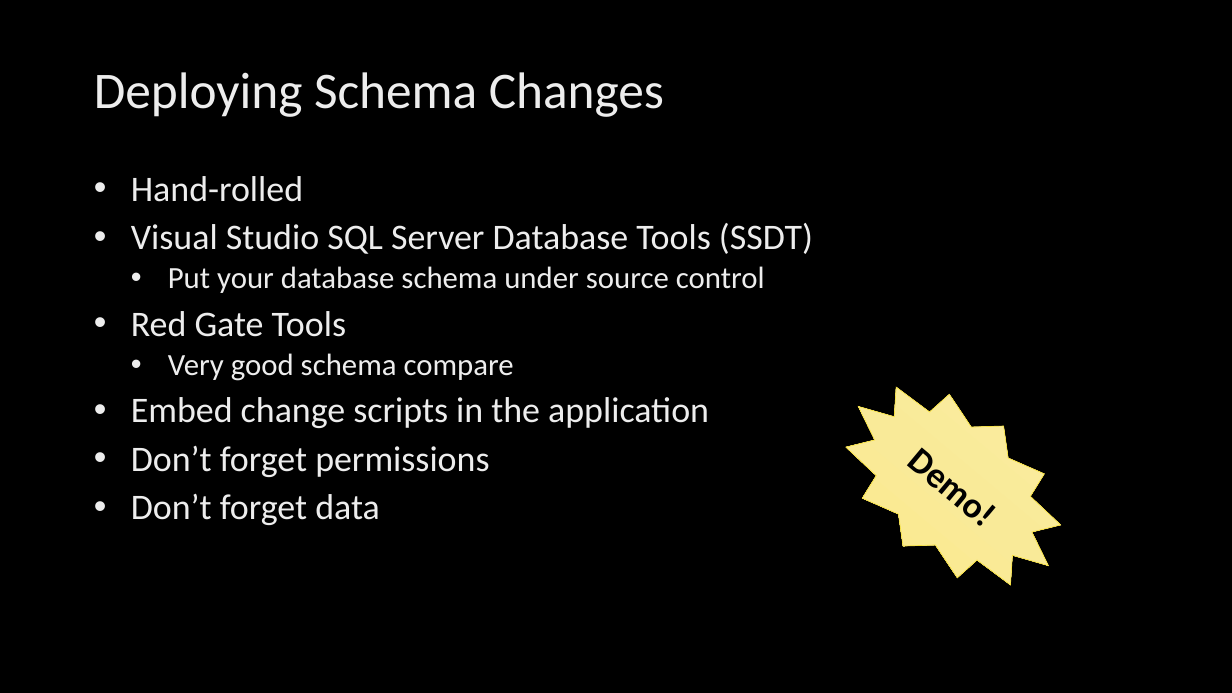
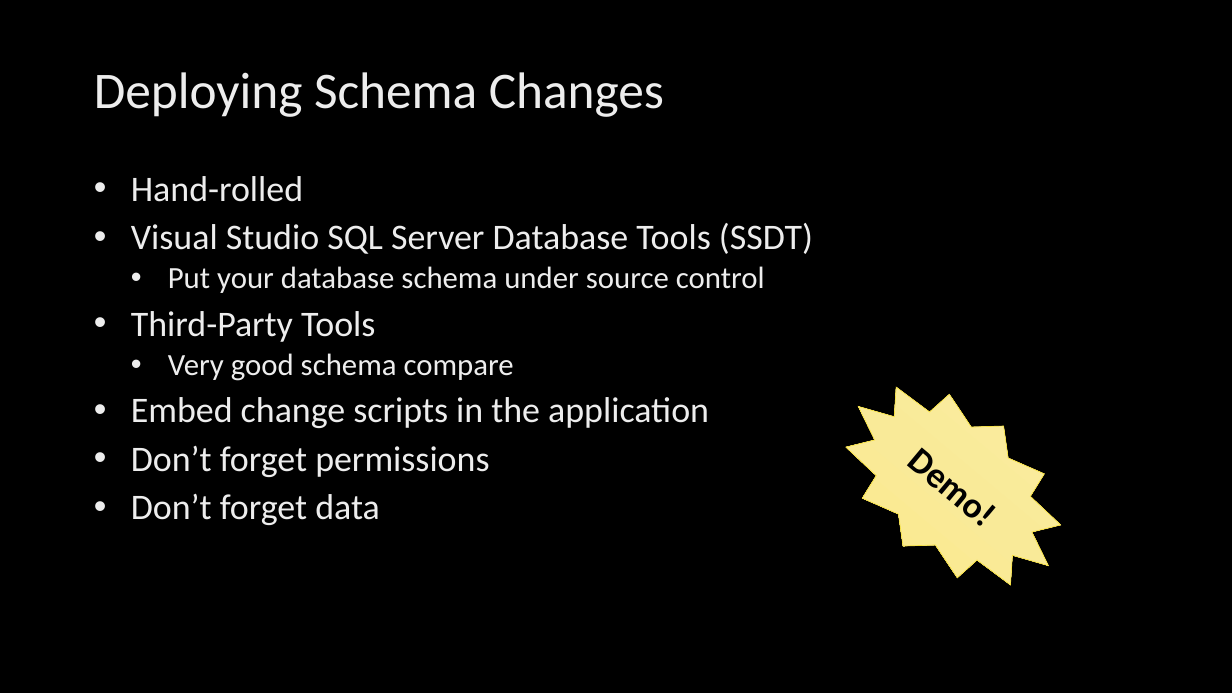
Before and after one commit to billgraziano/kcdc2018, a slide deck: slide 20 of ppt/4. Design Tips/Design Tips.pptx. Drawn at 1232x693 pixels with LibreOffice and Linux fonts; fonts in the diff are those of the drawing; background and template pictures are left out. Boxes give left, top, right and bottom in pixels: in the first picture for what was removed or moved away, otherwise in the second. Text is boxed around its words. In the diff, an @@ line names an element or a change of style, - is before the commit and + after.

```diff
--- a/ppt/4. Design Tips/Design Tips.pptx
+++ b/ppt/4. Design Tips/Design Tips.pptx
@@ text at (x1=131, y1=311, x2=375, y2=342): text changed @@
-• Red Gate Tools
+• Third-Party Tools
```
Also in this commit, not shown: 1 other slide changed, 2 other files.
